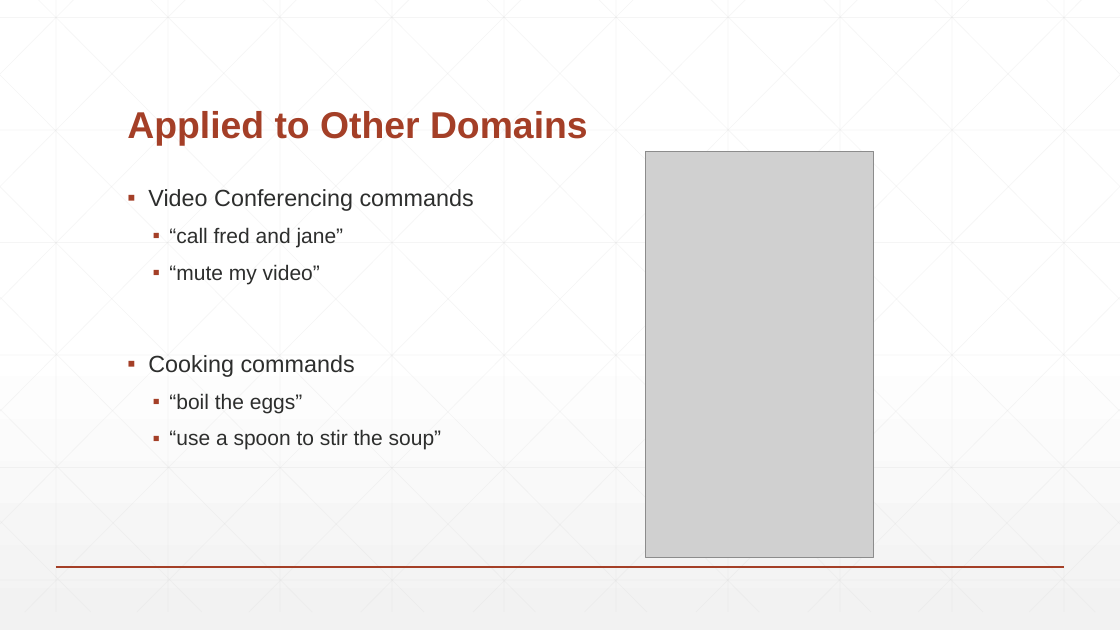
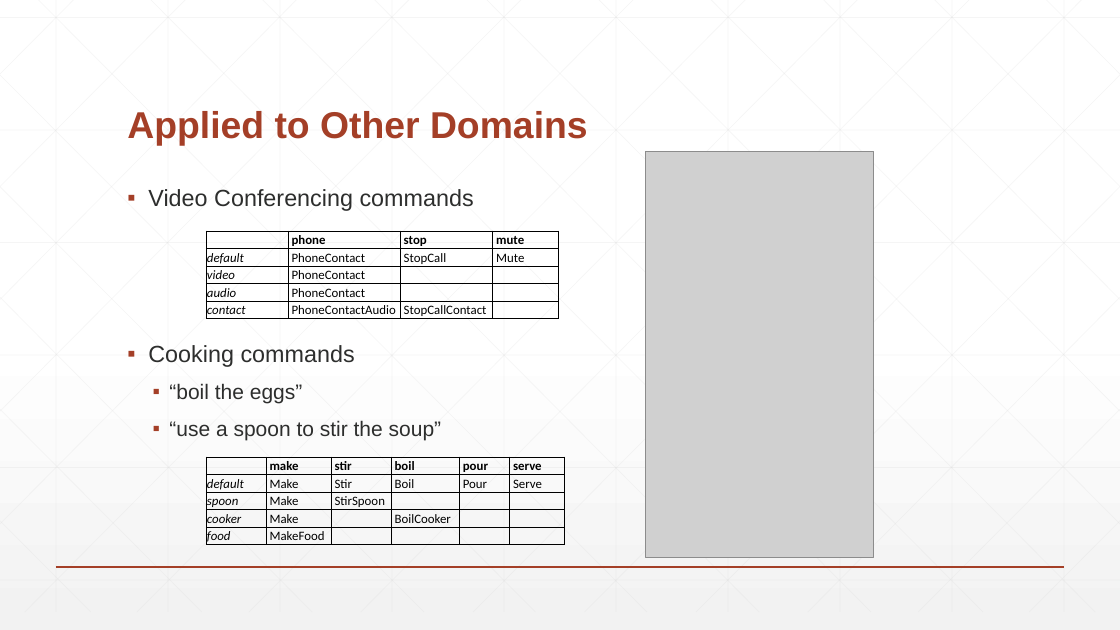
Before and after one commit to BaronKhan/VoiceRecognitionRPG, a slide deck: slide 17 of presentation/presentation.pptx. Drawn at 1120x630 pixels with LibreOffice and Linux fonts; fonts in the diff are those of the drawing; grey boxes stand for pictures. Boxes give left, top, right and bottom in pixels: in the first picture for what was removed or moved away, otherwise in the second. Text is boxed around its words. In the diff, an @@ line names an element or a change of style, - is before the commit and + after.

Commit message:
Update presentation

```diff
--- a/presentation/presentation.pptx
+++ b/presentation/presentation.pptx
@@ text at (x1=169, y1=227, x2=344, y2=284): paragraphs removed @@
-  ▪ “call fred and jane”
-  ▪ “mute my video”
@@ table added at (x1=206, y1=231, x2=559, y2=323), 5 rows, 4 columns @@
+ | phone | stop | mute
+default | PhoneContact | StopCall | Mute
+video | PhoneContact |  | 
+audio | PhoneContact |  | 
+contact | PhoneContactAudio | StopCallContact | 
@@ table added at (x1=206, y1=457, x2=565, y2=549), 5 rows, 6 columns @@
+ | make | stir | boil | pour | serve
+default | Make | Stir | Boil | Pour | Serve
+spoon | Make | StirSpoon |  |  | 
+cooker | Make |  | BoilCooker |  | 
+food | MakeFood |  |  |  | 
```
Also in this commit, not shown: 2 other slides changed, 1 other file.
